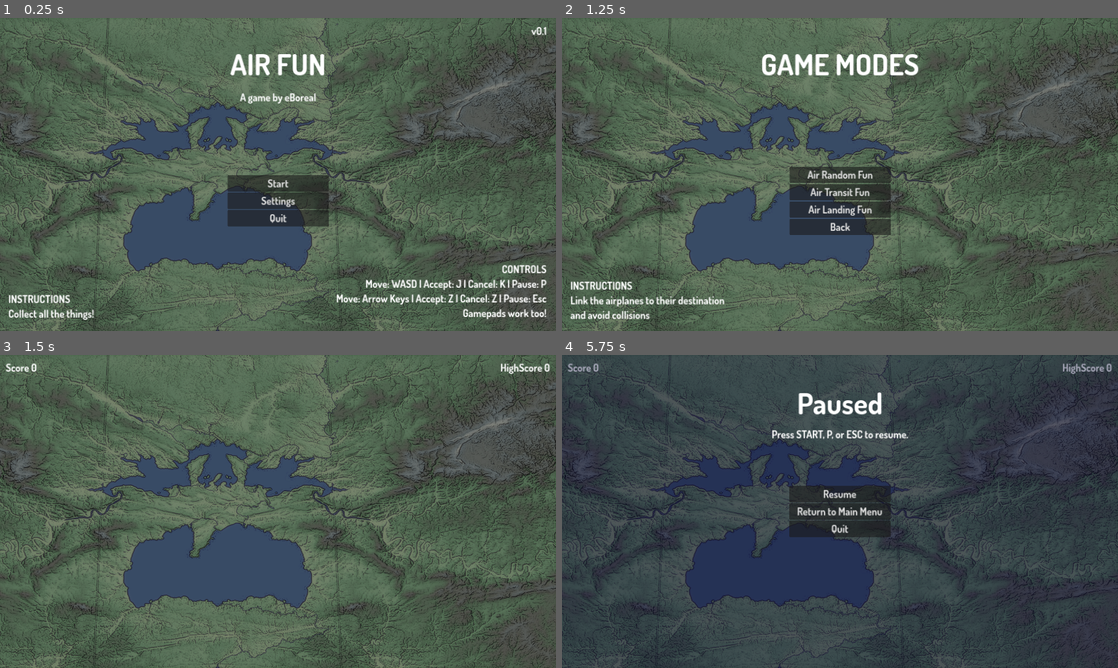
Above: before the commit, frames 1-4 (two rows, left to right).
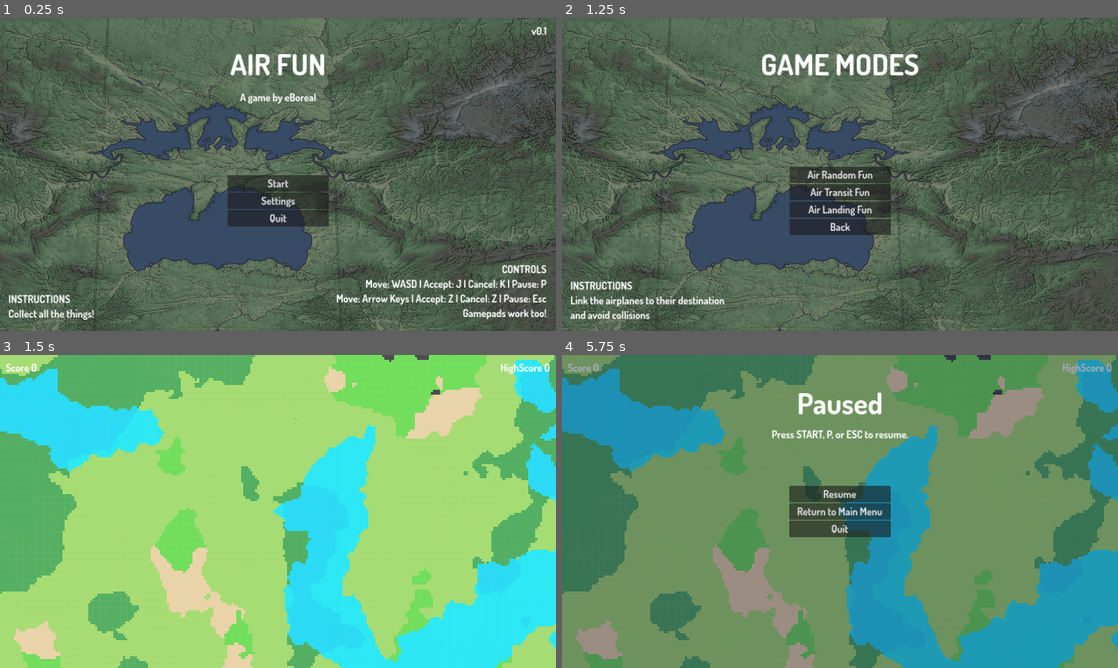
Above: after the commit, the same moments.

Repository: eespie/airfun
Game: Godot game, scene res://scenes/main_menu/main_menu.tscn
Same seed, same stepped clock (60 frames per second), same inputs: the game is played once before the commit and once after it.
Inputs (mouse positions are in pixels of both pictures, inside the frame that each line leads up to):
- Up to frame 1 (0.25 s): no input
- Up to frame 2 (1.25 s): click "Start" at 0.5 s
- Up to frame 3 (1.5 s): click "Air Random Fun" at 1.25 s
- Up to frame 4 (5.75 s): tap Enter at 2, 3.5, 5 s; move the mouse to (962, 495) at 2.02 s; tap Space at 2.75, 4.25 s; move the mouse to (728, 527) at 2.77 s; move the mouse to (895, 442) at 3.52 s; move the mouse to (812, 574) at 4.27 s; move the mouse to (1006, 558) at 5.02 s; tap P (pause) at 5.65 s

Frames 1-2 are identical in both runs. In frame 3, 100% of the frame differs, in the area x 0-100%, y 0-100%; in frame 4, 99%.

Commit message:
first map

Diff:
--- a/scenes/games/common/gui.tscn
+++ b/scenes/games/common/gui/gui.tscn
@@ -1,9 +1,9 @@
 [gd_scene load_steps=5 format=3 uid="uid://cobaxpg7avvu2"]
 
-[ext_resource type="Theme" uid="uid://bkflfrecdmlo2" path="res://assets/themes/default_theme.tres" id="1_fo5bj"]
-[ext_resource type="Script" path="res://scenes/games/common/score.gd" id="2_i7ibk"]
-[ext_resource type="Script" path="res://scenes/games/common/high_score.gd" id="3_6kg8y"]
-[ext_resource type="PackedScene" uid="uid://cko02oljhiby" path="res://scenes/paused/paused.tscn" id="4_u4bxb"]
+[ext_resource type="Theme" uid="uid://bkflfrecdmlo2" path="res://assets/themes/default_theme.tres" id="1_p7yp0"]
+[ext_resource type="Script" path="res://scenes/games/common/gui/score.gd" id="2_5p6r5"]
+[ext_resource type="Script" path="res://scenes/games/common/gui/high_score.gd" id="3_b2dlj"]
+[ext_resource type="PackedScene" uid="uid://cko02oljhiby" path="res://scenes/paused/paused.tscn" id="4_ubofy"]
 
 [node name="GUI" type="Control"]
 layout_mode = 3
@@ -25,7 +25,7 @@
 offset_right = 100.0
 offset_bottom = 68.0
 text = "Score 0"
-script = ExtResource("2_i7ibk")
+script = ExtResource("2_5p6r5")
 
 [node name="HighScore" type="Label" parent="."]
 layout_mode = 1
@@ -38,8 +38,8 @@
 offset_bottom = 68.0
 grow_horizontal = 0
 text = "HighScore 123456"
-script = ExtResource("3_6kg8y")
+script = ExtResource("3_b2dlj")
 
-[node name="Paused" parent="." instance=ExtResource("4_u4bxb")]
+[node name="Paused" parent="." instance=ExtResource("4_ubofy")]
 visible = false
 layout_mode = 1
--- a/scenes/games/common/high_score.gd
+++ b/scenes/games/common/gui/high_score.gd
@@ -16,12 +16,12 @@
 func display_high_score() -> void:
 	text = "HighScore " + str(high_score)
 
-func _on_new_game(name: String) ->void:
-	game_name = name
+func _on_new_game(mode_name: String) ->void:
+	game_name = mode_name
 	high_score = GameInfo.get_value(game_name, "high_score", 0)
 	display_high_score()
 
-func _on_new_high_score(game_name: String, score: int) -> void:
+func _on_new_high_score(score: int) -> void:
 	if score <= high_score:
 		return
 	high_score = score
--- a/scenes/games/common/score.gd
+++ b/scenes/games/common/gui/score.gd
@@ -14,8 +14,8 @@
 func _exit_tree():
 	Events.unregister_node(self)
 
-func _on_new_game(name: String) ->void:
-	game_name = name
+func _on_new_game(mode_name: String) ->void:
+	game_name = mode_name
 	high_score = GameInfo.get_value(game_name, "high_score", 0)
 
 func _on_increment_score() ->void:
@@ -23,4 +23,4 @@
 	text = "Score " + str(score)
 	if score > high_score:
 		high_score = score
-		Events.trigger("new_high_score", game_name, high_score)
+		Events.trigger("new_high_score", high_score)
--- /dev/null
+++ b/scenes/games/common/map/map.gd
@@ -0,0 +1,32 @@
+extends TileMap
+
+var moisture = FastNoiseLite.new()
+var temperature = FastNoiseLite.new()
+var altitude = FastNoiseLite.new()
+var width = 256
+var height = 256
+
+func _ready():
+	moisture.seed = randi()
+	temperature.seed = randi()
+	altitude.seed = randi()
+	altitude.frequency = 0.005
+	generate_chunk(Vector2i(0, 0))
+
+
+func generate_chunk(pos):
+	var tile_pos = local_to_map(pos)
+	var w2 = 0
+	var h2 = 0
+	for x in range(width):
+		for y in range(height):
+			var cell_pos = Vector2i(tile_pos.x-w2 + x, tile_pos.y-h2 + y)
+			if get_cell_source_id(0, cell_pos) == -1:
+				var moist = moisture.get_noise_2d(tile_pos.x-w2 + x, tile_pos.y-h2 + y)*10
+				var temp = temperature.get_noise_2d(tile_pos.x-w2 + x, tile_pos.y-h2 + y)*10
+				var alt = altitude.get_noise_2d(tile_pos.x-w2 + x, tile_pos.y-h2 + y)*10
+
+				if alt < -5:
+					set_cell(0, cell_pos, 0, Vector2(3, round((temp+10)/5)))
+				else:
+					set_cell(0, cell_pos, 0, Vector2(round((moist+10)/5), round((temp+10)/5)))
--- /dev/null
+++ b/scenes/games/common/map/map.tscn
@@ -0,0 +1,33 @@
+[gd_scene load_steps=5 format=3 uid="uid://80l1dlqwiioj"]
+
+[ext_resource type="Script" path="res://scenes/games/common/map/map.gd" id="1_k8yax"]
+[ext_resource type="Texture2D" uid="uid://dof7k2l1ykcy8" path="res://assets/images/tiles.png" id="1_q4sie"]
+
+[sub_resource type="TileSetAtlasSource" id="TileSetAtlasSource_hc0v2"]
+texture = ExtResource("1_q4sie")
+texture_region_size = Vector2i(8, 8)
+0:0/0 = 0
+1:0/0 = 0
+2:0/0 = 0
+3:0/0 = 0
+0:1/0 = 0
+1:1/0 = 0
+2:1/0 = 0
+3:1/0 = 0
+0:2/0 = 0
+1:2/0 = 0
+2:2/0 = 0
+3:2/0 = 0
+0:3/0 = 0
+1:3/0 = 0
+2:3/0 = 0
+3:3/0 = 0
+
+[sub_resource type="TileSet" id="TileSet_wwbyu"]
+tile_size = Vector2i(8, 8)
+sources/0 = SubResource("TileSetAtlasSource_hc0v2")
+
+[node name="Map" type="TileMap"]
+tile_set = SubResource("TileSet_wwbyu")
+format = 2
+script = ExtResource("1_k8yax")
--- /dev/null
+++ b/scenes/games/common/map/tileset.tres
@@ -0,0 +1,27 @@
+[gd_resource type="TileSet" load_steps=3 format=3 uid="uid://bo4ggjqil28r8"]
+
+[ext_resource type="Texture2D" uid="uid://dof7k2l1ykcy8" path="res://assets/images/tiles.png" id="1_dgooe"]
+
+[sub_resource type="TileSetAtlasSource" id="TileSetAtlasSource_hc0v2"]
+texture = ExtResource("1_dgooe")
+texture_region_size = Vector2i(8, 8)
+0:0/0 = 0
+1:0/0 = 0
+2:0/0 = 0
+3:0/0 = 0
+0:1/0 = 0
+1:1/0 = 0
+2:1/0 = 0
+3:1/0 = 0
+0:2/0 = 0
+1:2/0 = 0
+2:2/0 = 0
+3:2/0 = 0
+0:3/0 = 0
+1:3/0 = 0
+2:3/0 = 0
+3:3/0 = 0
+
+[resource]
+tile_size = Vector2i(8, 8)
+sources/0 = SubResource("TileSetAtlasSource_hc0v2")
--- a/scenes/games/random_fun/random_fun.tscn
+++ b/scenes/games/random_fun/random_fun.tscn
@@ -1,15 +1,19 @@
-[gd_scene load_steps=4 format=3 uid="uid://c5lgliwo3dm5o"]
+[gd_scene load_steps=5 format=3 uid="uid://c5lgliwo3dm5o"]
 
 [ext_resource type="Script" path="res://scenes/games/common/game.gd" id="1_p6mwk"]
-[ext_resource type="Texture2D" uid="uid://bq050ylakuguo" path="res://assets/images/map2.png" id="2_apyar"]
-[ext_resource type="PackedScene" uid="uid://cobaxpg7avvu2" path="res://scenes/games/common/gui.tscn" id="3_28r50"]
+[ext_resource type="PackedScene" uid="uid://80l1dlqwiioj" path="res://scenes/games/common/map/map.tscn" id="2_raue7"]
+[ext_resource type="PackedScene" uid="uid://cobaxpg7avvu2" path="res://scenes/games/common/gui/gui.tscn" id="3_28r50"]
+[ext_resource type="TileSet" uid="uid://bo4ggjqil28r8" path="res://scenes/games/common/map/tileset.tres" id="3_jayde"]
 
 [node name="Game" type="Node2D"]
 script = ExtResource("1_p6mwk")
 game_name = "random_fun"
 
-[node name="map" type="Sprite2D" parent="."]
-texture = ExtResource("2_apyar")
-centered = false
+[node name="Map" parent="." instance=ExtResource("2_raue7")]
+tile_set = ExtResource("3_jayde")
 
 [node name="GUI" parent="." instance=ExtResource("3_28r50")]
+
+[node name="Camera2D" type="Camera2D" parent="."]
+offset = Vector2(960, 540)
+ignore_rotation = false
--- a/scripts/game_info.gd
+++ b/scripts/game_info.gd
@@ -5,23 +5,23 @@
 func _ready():
 	game_info = File.load_game()
 
-func get_value(game: String, name: String, default):
+func get_value(game: String, value_name: String, default):
 	var info = game_info.get(game)
 	if info == null:
 		return default
 
-	var value = info.get(name)
+	var value = info.get(value_name)
 	if value == null:
 		return default
 
 	return value
 
-func save_value(game: String, name: String, value) -> void:
+func save_value(game: String, value_name: String, value) -> void:
 	var info = game_info.get(game)
 	if info == null:
 		info = []
 
-	info.set(name, value)
+	info.set(value_name, value)
 	game_info.set(game, info)
 
 	File.save_game(game_info)
Binary file added: assets/images/tiles.png
Not shown, added: assets/images/tiles.png.import
Binary file added: assets/images/tiles2.png
Not shown, added: assets/images/tiles2.png.import
Not shown: 1 places in scenes/games/common/gui/gui.tscn that only renumber resources
